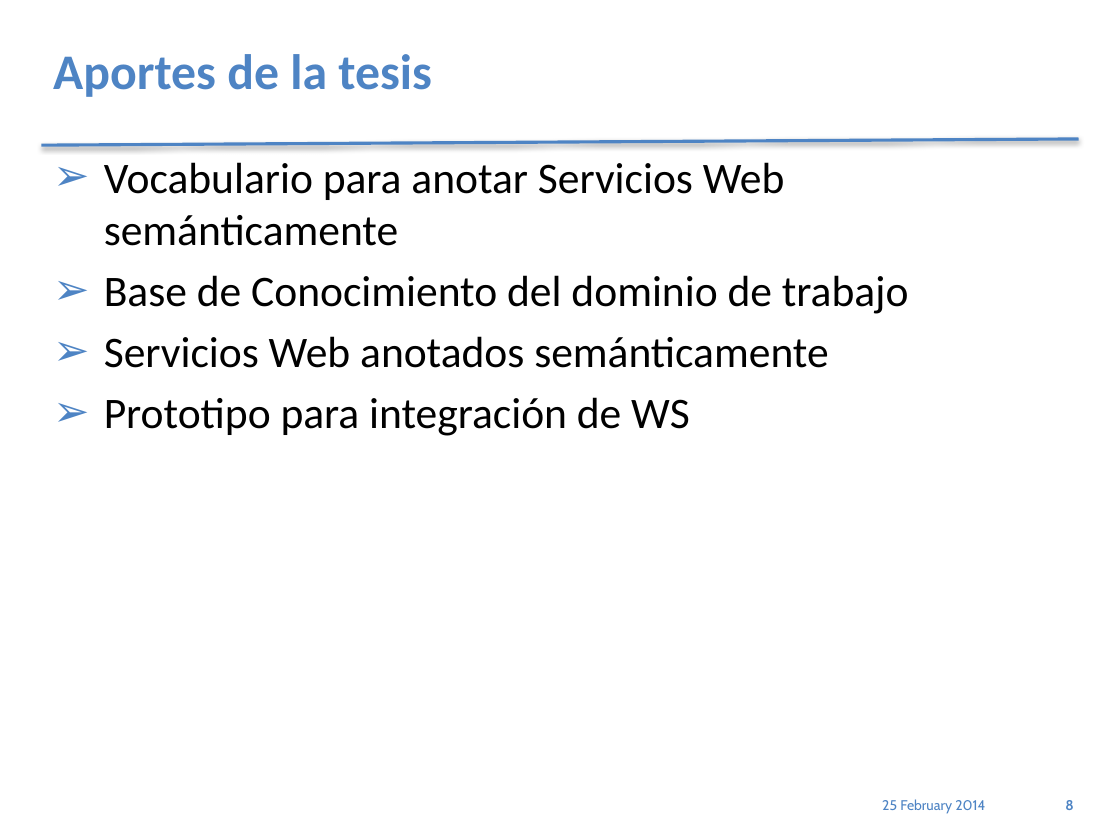
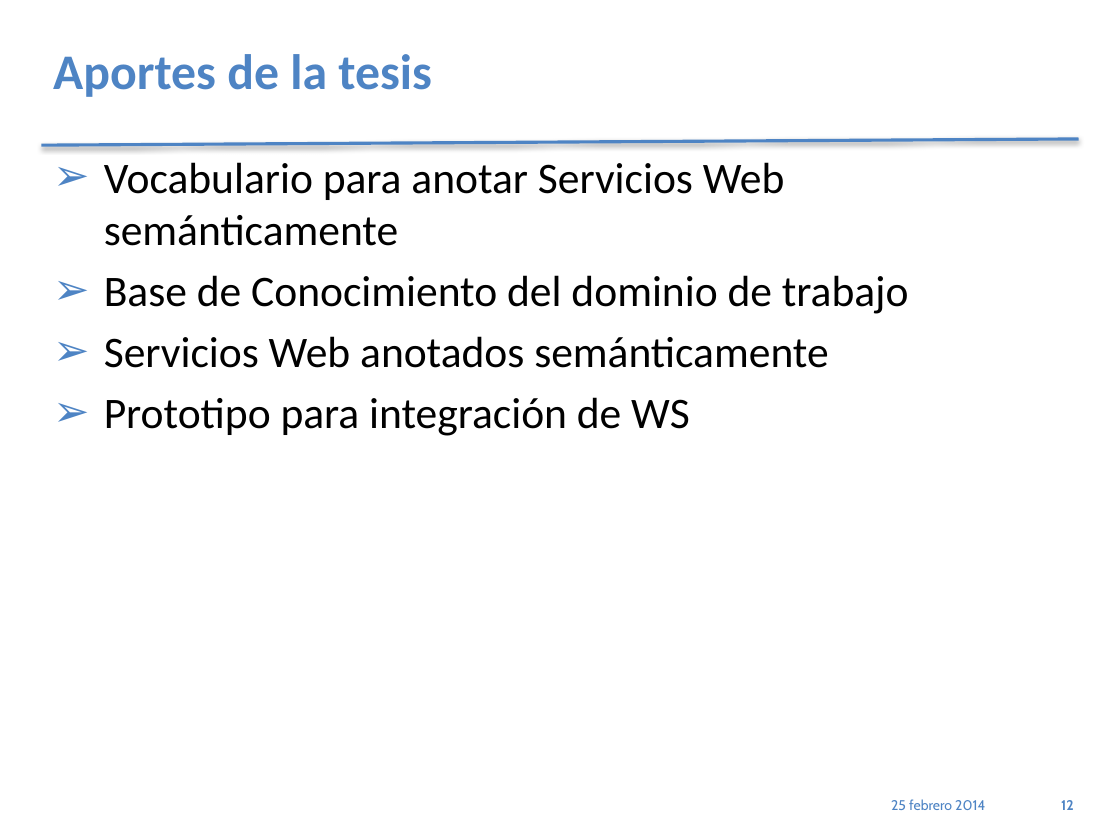
Before and after one commit to jholoc/proyectoScrapy, a slide deck: slide 12 of PlantillaPresetnacionPracticum_4.1.pptx (slide 8 before the commit). Drawn at 1120x840 pixels with LibreOffice and Linux fonts; fonts in the diff are those of the drawing. Boxes give left, top, right and bottom in pixels: in the first picture for what was removed or moved away, otherwise in the second. Text is boxed around its words. In the diff, an @@ line names an element or a change of style, - is before the commit and + after.

```diff
--- a/PlantillaPresetnacionPracticum_4.1.pptx
+++ b/PlantillaPresetnacionPracticum_4.1.pptx
@@ text at <box>891,799,985,810</box>: text changed @@
-25 February 2014
+25 febrero 2014
@@ page number at <box>1061,800,1074,810</box>: text changed @@
-8
+12
```
Also in this commit, not shown: 7 other slides changed, 4 slides added, 6 other files.
